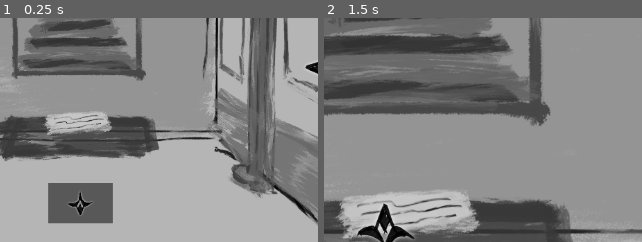
Above: before the commit, frames 1-2 (left to right).
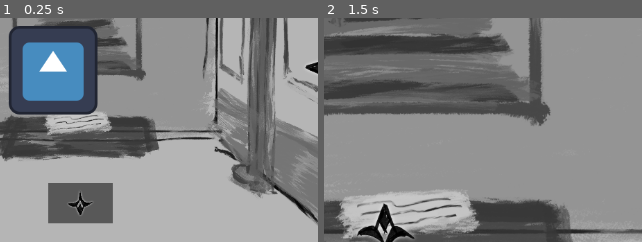
Above: after the commit, the same moments.

Repository: yaliu10/Escape-Room
Game: Godot game, scene res://Scenes/main.tscn
The game is run twice, just before and just after one commit, with the same random seed, the same clock (stepped at 60 frames per second) and the same inputs. The engine's default icon, where the game draws it, is replaced by a stand-in: a white triangle on a blue panel in a dark square.
Inputs (mouse positions are % of the whole screen's width and height, from its top left):
- Up to frame 1 (0.25 s): no input
- Up to frame 2 (1.5 s): click (47, 50) at 0.52 s; click (51, 10) at 1.25 s
The pictures show only the part of the screen within x 39-89%, y 39-88%; the shares and areas given below are measured in that part.

The runs differ from the first frame. In frame 1, 10% of the frame differs, in the area x 2-31%, y 3-44%; in frame 2, nothing differs.
Error after the commit: Invalid access to property or key 'is_paused' on a base object of type 'CanvasLayer (pause_screen.gd)'. (res://Scripts/pause_icon.gd:11)

Commit message:
Try to add clickable pause icon (in progress)

Diff:
--- a/escape-room/Scenes/main.tscn
+++ b/escape-room/Scenes/main.tscn
@@ -1,9 +1,11 @@
-[gd_scene load_steps=5 format=3 uid="uid://bombr13ma3q8o"]
+[gd_scene load_steps=7 format=3 uid="uid://bombr13ma3q8o"]
 
 [ext_resource type="Script" path="res://Scripts/main.gd" id="1_uc6yk"]
 [ext_resource type="Texture2D" uid="uid://dtgphwhgvi6iy" path="res://art/IMG_2640.PNG" id="2_g73d6"]
 [ext_resource type="Texture2D" uid="uid://pnpi4rjo80q4" path="res://art/placeholder arrow.PNG" id="3_j2lnq"]
 [ext_resource type="PackedScene" uid="uid://dju1hvapdgqbs" path="res://Scenes/pause_screen.tscn" id="4_kx0le"]
+[ext_resource type="Texture2D" uid="uid://cyamkeioip6ar" path="res://icon.svg" id="5_jynig"]
+[ext_resource type="Script" path="res://Scripts/pause_icon.gd" id="5_oidah"]
 
 [node name="Main" type="Control"]
 layout_mode = 3
@@ -60,9 +62,29 @@
 scale = Vector2(-0.0309632, 0.0273233)
 icon = ExtResource("3_j2lnq")
 
-[node name="CanvasLayer" parent="." instance=ExtResource("4_kx0le")]
+[node name="PauseScreen" parent="." instance=ExtResource("4_kx0le")]
+unique_name_in_owner = true
+
+[node name="PauseIcon" type="TextureButton" parent="."]
+layout_mode = 1
+anchors_preset = 8
+anchor_left = 0.5
+anchor_top = 0.5
+anchor_right = 0.5
+anchor_bottom = 0.5
+offset_left = -45.0
+offset_top = -43.0
+offset_right = 40.0
+offset_bottom = 44.0
+grow_horizontal = 2
+grow_vertical = 2
+texture_normal = ExtResource("5_jynig")
+texture_pressed = ExtResource("3_j2lnq")
+stretch_mode = 0
+script = ExtResource("5_oidah")
 
 [connection signal="pressed" from="Up Button" to="." method="_on_up_button_pressed"]
 [connection signal="pressed" from="Right Button" to="." method="_on_right_button_pressed"]
 [connection signal="pressed" from="Left Button" to="." method="_on_left_button_pressed"]
 [connection signal="pressed" from="text object" to="." method="_on_text_object_pressed"]
+[connection signal="pressed" from="PauseIcon" to="." method="_on_pause_icon_pressed"]
--- a/escape-room/Scenes/pause_screen.tscn
+++ b/escape-room/Scenes/pause_screen.tscn
@@ -2,9 +2,10 @@
 
 [ext_resource type="Script" path="res://Scripts/pause_screen.gd" id="1_imha3"]
 
-[node name="CanvasLayer" type="CanvasLayer"]
+[node name="PauseScreen" type="CanvasLayer"]
+script = ExtResource("1_imha3")
 
-[node name="PauseScreen" type="Control" parent="."]
+[node name="Control" type="Control" parent="."]
 process_mode = 3
 visible = false
 layout_mode = 3
@@ -13,9 +14,8 @@
 anchor_bottom = 1.0
 grow_horizontal = 2
 grow_vertical = 2
-script = ExtResource("1_imha3")
 
-[node name="ColorRect" type="ColorRect" parent="PauseScreen"]
+[node name="ColorRect" type="ColorRect" parent="Control"]
 layout_mode = 1
 anchors_preset = 15
 anchor_right = 1.0
@@ -24,7 +24,7 @@
 grow_vertical = 2
 color = Color(0.297706, 0.297706, 0.297706, 1)
 
-[node name="GridContainer" type="GridContainer" parent="PauseScreen"]
+[node name="GridContainer" type="GridContainer" parent="Control"]
 layout_mode = 1
 anchors_preset = 8
 anchor_left = 0.5
@@ -39,20 +39,20 @@
 grow_vertical = 2
 theme_override_constants/v_separation = 10
 
-[node name="Label" type="Label" parent="PauseScreen/GridContainer"]
+[node name="Label" type="Label" parent="Control/GridContainer"]
 layout_mode = 2
 theme_override_font_sizes/font_size = 50
 text = "Paused"
 
-[node name="ResumeButton" type="Button" parent="PauseScreen/GridContainer"]
+[node name="ResumeButton" type="Button" parent="Control/GridContainer"]
 layout_mode = 2
 theme_override_font_sizes/font_size = 40
 text = "Resume"
 
-[node name="QuitButton" type="Button" parent="PauseScreen/GridContainer"]
+[node name="QuitButton" type="Button" parent="Control/GridContainer"]
 layout_mode = 2
 theme_override_font_sizes/font_size = 40
 text = "Quit"
 
-[connection signal="pressed" from="PauseScreen/GridContainer/ResumeButton" to="PauseScreen" method="_on_resume_button_pressed"]
-[connection signal="pressed" from="PauseScreen/GridContainer/QuitButton" to="PauseScreen" method="_on_quit_button_pressed"]
+[connection signal="pressed" from="Control/GridContainer/ResumeButton" to="Control" method="_on_resume_button_pressed"]
+[connection signal="pressed" from="Control/GridContainer/QuitButton" to="Control" method="_on_quit_button_pressed"]
--- a/escape-room/Scripts/main.gd
+++ b/escape-room/Scripts/main.gd
@@ -17,3 +17,8 @@
 func _on_text_object_pressed() -> void:
 	var game = preload ("res://Scenes/dialogue.tscn").instantiate()
 	get_tree().get_root().add_child(game)
+
+
+func _on_pause_icon_pressed() -> void:
+	var game = preload ("res://Scenes/pause_screen.tscn").instantiate()
+	get_tree().get_root().add_child(game)
--- /dev/null
+++ b/escape-room/Scripts/pause_icon.gd
@@ -0,0 +1,15 @@
+extends TextureButton
+
+@onready var pause_screen: CanvasLayer = %PauseScreen
+
+
+func _ready():
+	pressed.connect(_on_pressed)  # Godot 4.3 signal syntax
+
+func _on_pressed():
+	if pause_screen:
+		pause_screen.is_paused = !pause_screen.is_paused
+	else:
+		# Fallback if reference fails
+		get_tree().paused = !get_tree().paused
+		printerr("PauseMenu reference not set")
--- a/escape-room/Scripts/pause_screen.gd
+++ b/escape-room/Scripts/pause_screen.gd
@@ -1,21 +1,17 @@
-extends Control
+extends CanvasLayer
 
-var _is_paused:bool = false:
-	set = set_paused
+var _is_paused: bool = false:
+	set(value):
+		_is_paused = value
+		get_tree().paused = _is_paused
+		visible = _is_paused
 
 func _unhandled_input(event: InputEvent) -> void:
 	if Input.is_action_just_pressed("pause"):
 		_is_paused = !_is_paused
 
-func set_paused(value:bool) -> void:
-	_is_paused = value
-	get_tree().paused = _is_paused
-	visible = _is_paused
-
-
 func _on_resume_button_pressed() -> void:
 	_is_paused = false
 
-
 func _on_quit_button_pressed() -> void:
 	get_tree().quit()
